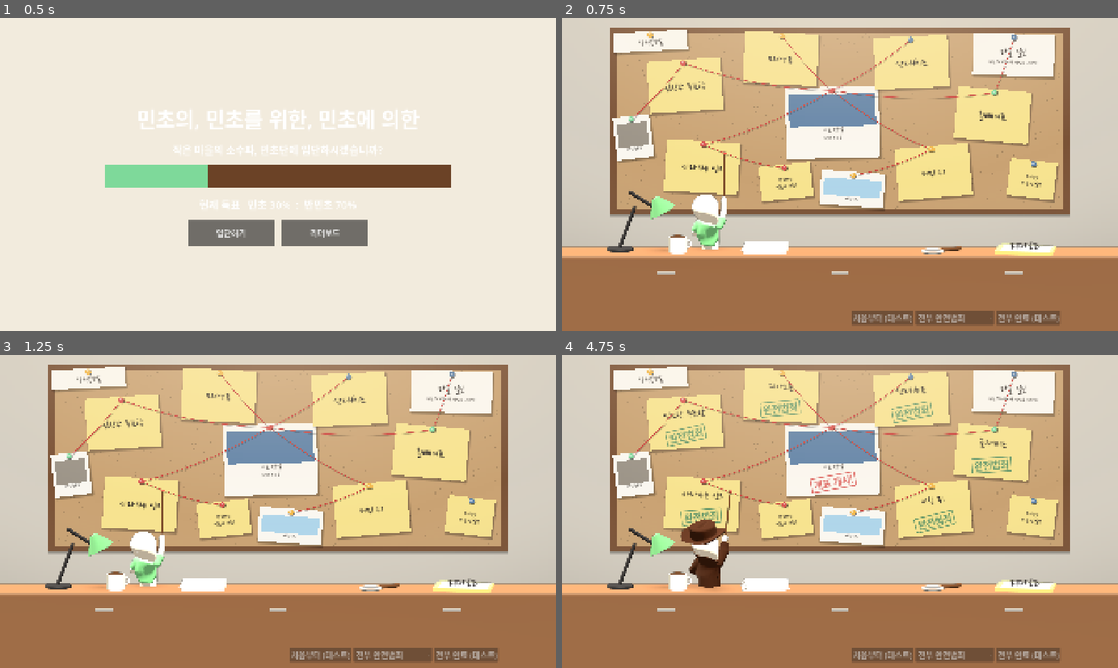
Above: before the commit, frames 1-4 (two rows, left to right).
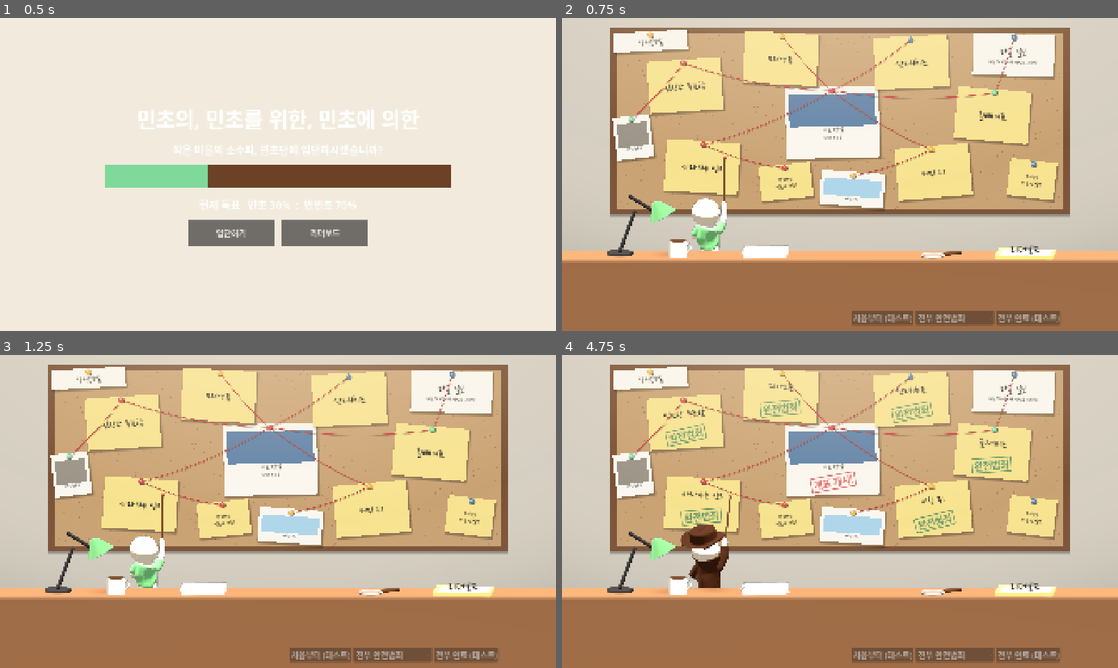
Above: after the commit, the same moments.

Repository: hahaha13791/mincho-game
Game: Godot game, scene res://main/title.tscn
Two runs of this game, one before a commit and one after it. Both use one fixed random seed, a clock stepped at 60 frames per second and the inputs below.
Inputs:
- Up to frame 1 (0.5 s): no input
- Up to frame 2 (0.75 s): click "입단하기" at 0.5 s
- Up to frame 3 (1.25 s): no input
- Up to frame 4 (4.75 s): click "리더보드" at 1.25 s; click "돌아가기" at 2 s; click "처음부터 (테스트)" at 2.75 s; click "전부 완전범죄" at 3.5 s; click "전부 완료 (테스트)" at 4.25 s

Frame 1 is identical in both runs. In frame 2, 5.2% of the frame differs, in the area x 0-100%, y 42-82%; in frame 3, 5.2%; in frame 4, 5.4%, in the area x 0-100%, y 43-82%.

Commit message:
fix(main): 팔을 들면 머리가 일그러지던 문제와 책상에 다리가 잘려 보이던 문제 수정
- 머리 아래쪽이 어깨 뼈 가중치를 받아 팔을 들면 끌려갔다. 목 위는 머리 뼈만 따르게 함
- 책상을 주인공 앞으로 빼 다리가 상판을 뚫지 않게 하고, 그만큼 주인공을 내려 보이는 높이를 맞춤
- 핀 꽂기 lift를 0.5 → 0.1(의자가 없어 다리가 공중에 떠 보임), 서랍 손잡이 3개 삭제

Co-Authored-By: Claude Opus 5.5 <noreply@anthropic.com>

Diff:
--- a/main/hub/desk.gd
+++ b/main/hub/desk.gd
@@ -7,6 +7,8 @@
 const PALETTE: Palette = preload("res://common/style/palette.tres")
 const TOP_Y: float = -2.7 # 책상 윗면 높이(월드). 화면 약 805px
 const DEPTH: float = 1.6
+## 책상(상판·소품) 앞뒤 위치. 뒷면이 주인공(z -0.5) 몸 앞에 오게 앞으로 뺀다. 겹치면 다리가 상판을 뚫고 잘려 보인다
+const DESK_Z: float = 0.75
 const PROTAGONIST: PackedScene = preload("res://main/hub/protagonist.tscn")
 const HERO_SCALE: float = 1.8
 ## 주인공의 작전 행동. xs = 설 수 있는 위치(x) 후보, face = 바라보는 방향(0 = 화면, PI = 보드),
@@ -17,7 +19,7 @@
 	&"coffee": {"xs": [-1.5, 3.0], "face": 3.0, "prop": &"mug", "hide": "mug"},
 	&"map": {"xs": [-2.0, 2.2], "face": 0.0, "desk": "map"},
 	&"phone": {"xs": [-4.0, 4.5], "face": 0.5, "prop": &"phone"},
-	&"pin": {"xs": [-3.5, 0.0, 3.2], "face": PI, "lift": 0.5, "prop": &"pin"},
+	&"pin": {"xs": [-3.5, 0.0, 3.2], "face": PI, "lift": 0.1, "prop": &"pin"},
 	&"magnifier": {"xs": [-0.8, 3.6], "face": 2.9, "prop": &"magnifier", "hide": "magnifier"},
 	&"write": {"xs": [-3.0, 1.5], "face": 0.2, "prop": &"pen", "desk": "notepad"},
 }
@@ -29,6 +31,7 @@
 var _folder: Node3D
 var _hero: Protagonist
 var _desk_props: Dictionary = {} # 이름 -> Node3D (mug, magnifier)
+var _desk_root: Node3D # 책상과 그 위 소품. DESK_Z만큼 앞에
 
 
 func _ready() -> void:
@@ -68,7 +71,8 @@
 	last_action = act_name
 	var a: Dictionary = ACTIONS[act_name]
 	var x: float = a["xs"].pick_random()
-	_hero.position = Vector3(x, TOP_Y - 1.05 + a.get("lift", 0.0), -0.5)
+	# 책상을 앞으로 뺀 만큼(DESK_Z × tan 11°) 내려야 책상 위로 보이는 몸 높이가 같다
+	_hero.position = Vector3(x, TOP_Y - 1.2 + a.get("lift", 0.0), -0.5)
 	_hero.rotation.y = a["face"]
 	_hero.act(String(act_name), a.get("prop", &""))
 	if a.has("hide"):
@@ -89,12 +93,13 @@
 
 
 func _build() -> void:
+	_desk_root = Node3D.new()
+	_desk_root.position.z = DESK_Z
+	add_child(_desk_root)
 	var wood: Color = PALETTE.wood.lightened(0.12)
 	_box(Vector3(22, 0.16, DEPTH), Vector3(0, TOP_Y - 0.08, 0), wood) # 상판
 	_box(Vector3(22, 0.06, 0.06), Vector3(0, TOP_Y - 0.03, DEPTH / 2.0), wood.lightened(0.15)) # 앞 모서리
 	_box(Vector3(22, 5.0, 0.1), Vector3(0, TOP_Y - 2.6, DEPTH / 2.0 - 0.05), wood.darkened(0.15)) # 앞판(화면 아래 끝까지)
-	for x in [-6.0, 0.0, 6.0]: # 서랍 손잡이
-		_box(Vector3(0.6, 0.08, 0.08), Vector3(x, TOP_Y - 0.6, DEPTH / 2.0 + 0.02), PALETTE.iron)
 
 	# 주인공: 책상 뒤에 서서 허리 아래는 책상에 가린다. 위치·행동은 set_stage()에서 정한다
 	_hero = PROTAGONIST.instantiate()
@@ -161,7 +166,7 @@
 func _group(pos: Vector3) -> Node3D:
 	var n: Node3D = Node3D.new()
 	n.position = pos
-	add_child(n)
+	_desk_root.add_child(n)
 	return n
 
 
@@ -172,7 +177,7 @@
 
 
 func _box(size: Vector3, pos: Vector3, color: Color) -> MeshInstance3D:
-	return _box_in(self, size, pos, color)
+	return _box_in(_desk_root, size, pos, color)
 
 
 func _box_in(parent: Node3D, size: Vector3, pos: Vector3, color: Color) -> MeshInstance3D:
Binary file changed: assets/figure/figure.glb
Not shown, changed: docs/todo/progress.md
